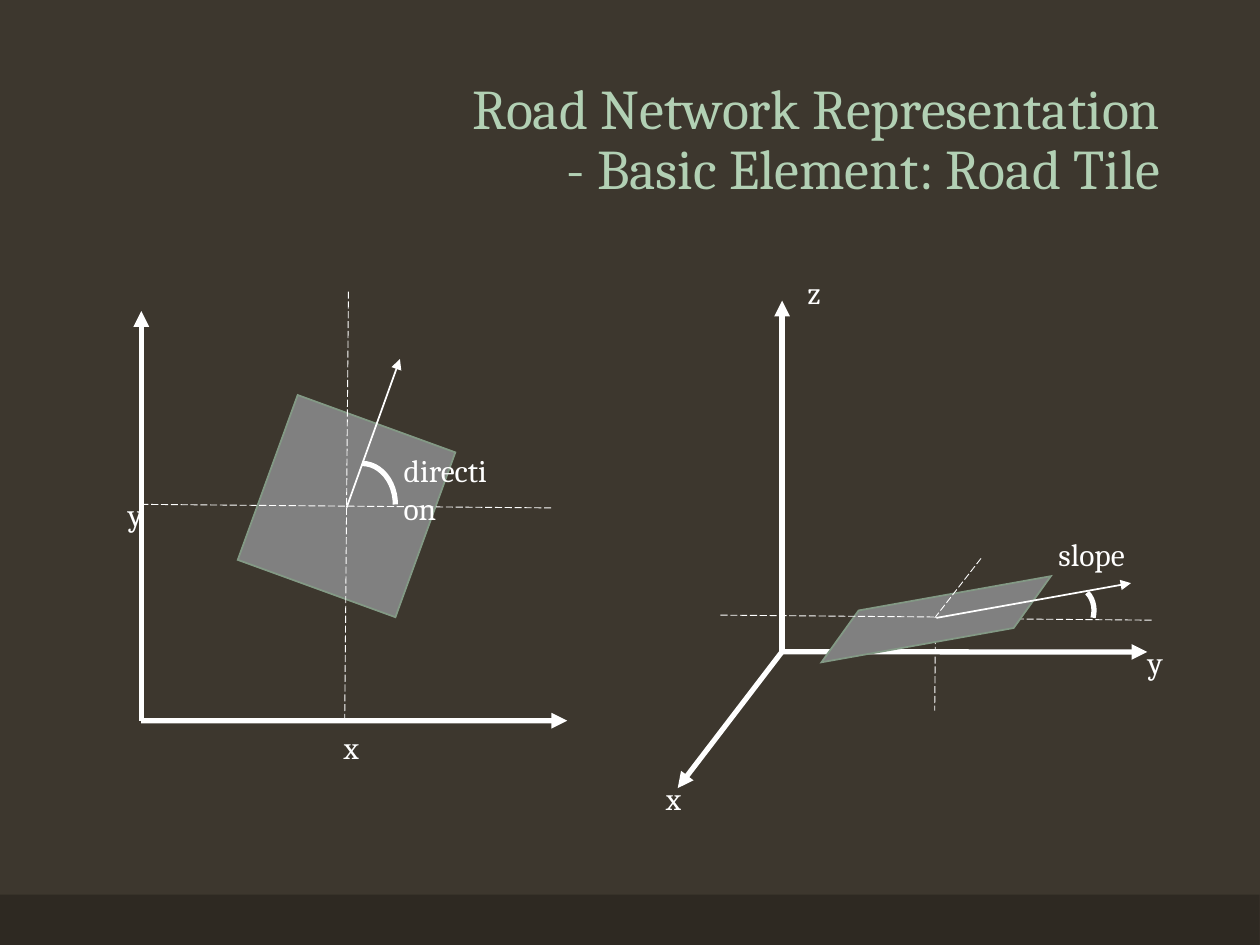
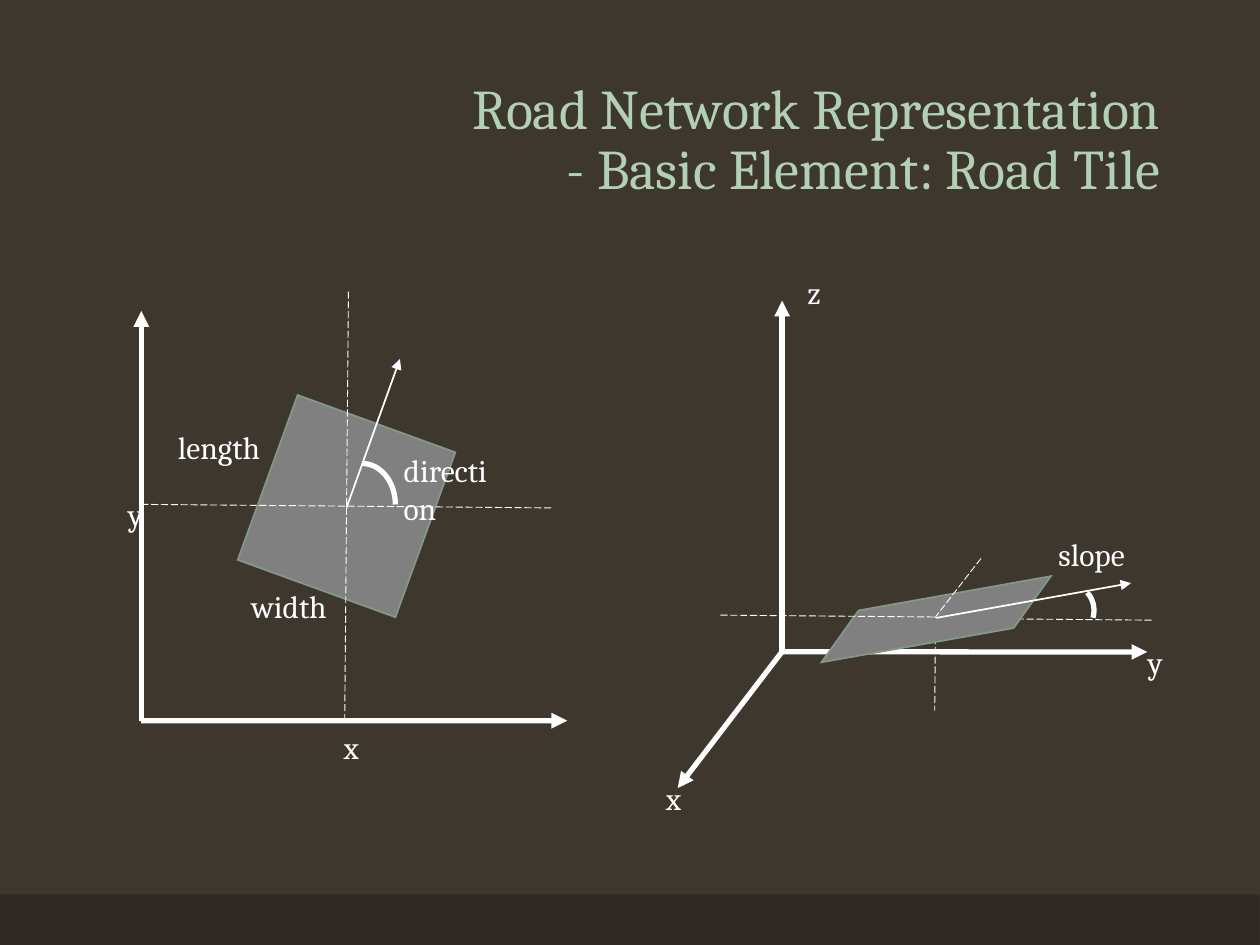
Before and after one commit to CharlieFaceButt/Traffic-Simulation, a slide deck: slide 4 of Presentation.pptx. Drawn at 1260x945 pixels with LibreOffice and Linux fonts; fonts in the diff are those of the drawing. Boxes give left, top, right and bottom in pixels: in the first picture for what was removed or moved away, otherwise in the second. Text is boxed around its words. In the diff, an @@ line names an element or a change of style, - is before the commit and + after.

```diff
--- a/Presentation.pptx
+++ b/Presentation.pptx
@@ text added at [178,437,260,466], 18 pt, text #FFFFFF @@
+length
@@ text added at [251,590,326,619], 18 pt, text #FFFFFF @@
+width
```
Also in this commit, not shown: 6 other slides changed, 3 slides added, 3 other files.
